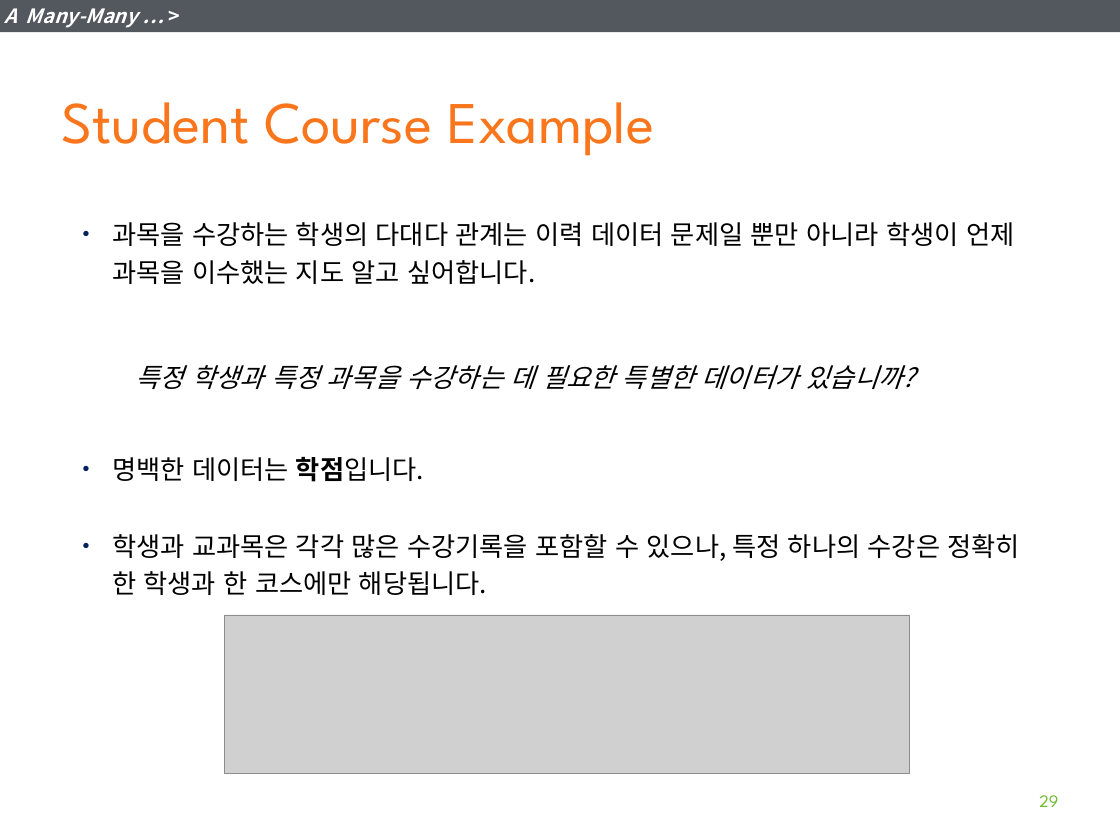
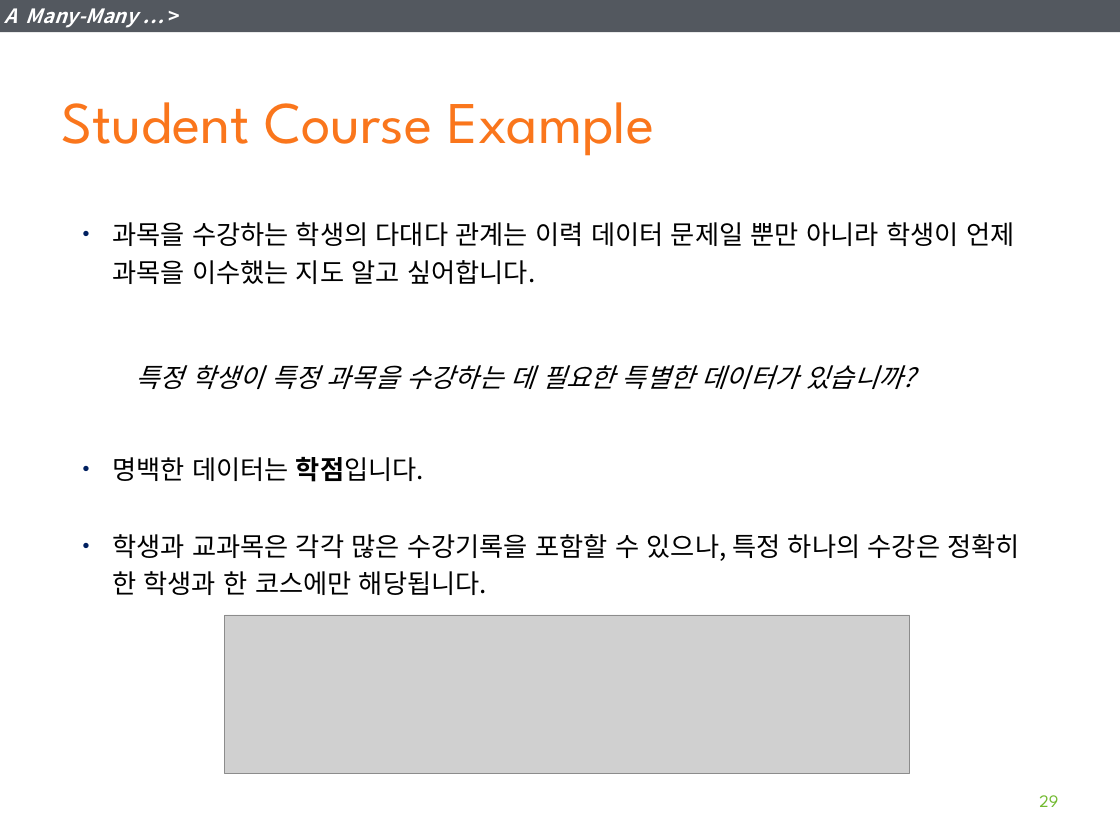
Before and after one commit to YoonJoon/KGarden, a slide deck: slide 29 of DBDesign/5_LearningfromDataModel.pptx. Drawn at 1120x840 pixels with LibreOffice and Linux fonts; fonts in the diff are those of the drawing; grey boxes stand for pictures. Boxes give left, top, right and bottom in pixels: in the first picture for what was removed or moved away, otherwise in the second. Text is boxed around its words. In the diff, an @@ line names an element or a change of style, - is before the commit and + after.

```diff
--- a/DBDesign/5_LearningfromDataModel.pptx
+++ b/DBDesign/5_LearningfromDataModel.pptx
@@ text at [136,365,915,389]: text changed @@
-특정 학생과 특정 과목을 수강하는 데 필요한 특별한 데이터가 있습니까?
+특정 학생이 특정 과목을 수강하는 데 필요한 특별한 데이터가 있습니까?
```
Also in this commit, not shown: 6 other slides changed.
